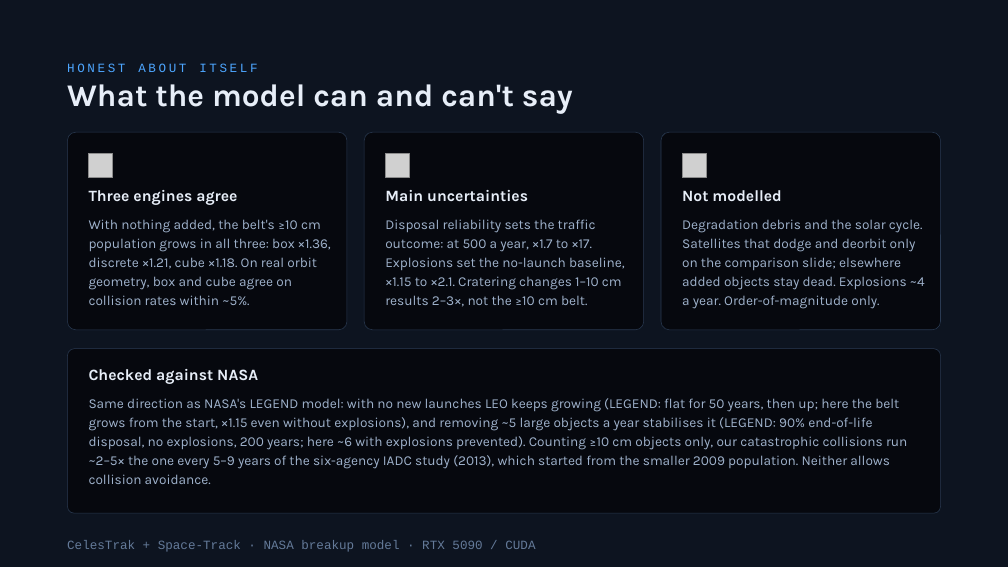
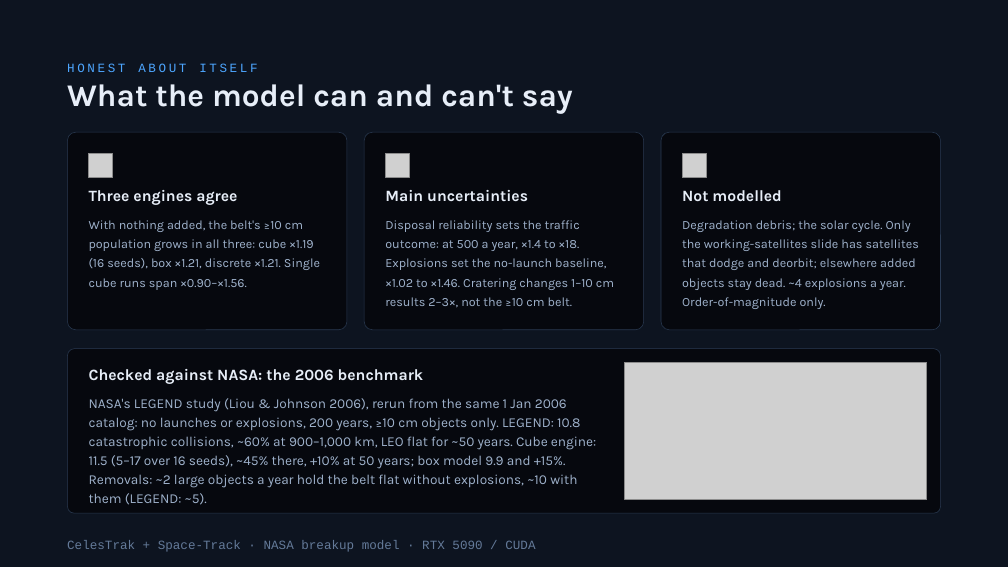
Before and after one commit to TimKadyrov/DebrisCascade, a slide deck: slide 24 of Barrel of Nails — Kessler Study.pptx. Drawn at 1008x567 pixels with LibreOffice and Linux fonts; fonts in the diff are those of the drawing; grey boxes stand for pictures. Boxes give left, top, right and bottom in pixels: in the first picture for what was removed or moved away, otherwise in the second. Text is boxed around its words. In the diff, an @@ line names an element or a change of style, - is before the commit and + after.

Commit message:
Deck on the cube engine; 2006 NASA benchmark panel
- Scenario numbers from 16-seed cube ensembles: nothing added x1.19,
  50/yr x2.6, 200/yr x18, 500/yr x59 (working satellites x4.6), operators
  quit ~yr 27 then x2.8, removal ~10/yr (~2 without explosions, ~60 with
  50/yr). Barrel-sized effects stay on the box model: ceiling +25%,
  90-230 barrels double the 1-10 cm field, ASAT ~22 barrels.
- Charts: seed-range bands/whiskers with the box model dashed; engine
  roles on the tool and engines slides.
- Limits slide: benchmark panel (LEGEND vs box vs cube, no old box) with
  the 2006 rerun at 16 seeds: cube 11.5 (5-17) vs LEGEND 10.8.
- SUMMARY and README rewritten for the cube headline and the benchmark.

```diff
--- a/Barrel of Nails — Kessler Study.pptx
+++ b/Barrel of Nails — Kessler Study.pptx
@@ text at [89,220,320,290]: text changed; size 13 to 12 pt @@
-With nothing added, the belt's ≥10 cm population grows in all three: box ×1.36, discrete ×1.21, cube ×1.18. On real orbit geometry, box and cube agree on collision rates within ~5%.
+With nothing added, the belt's ≥10 cm population grows in all three: cube ×1.19 (16 seeds), box ×1.21, discrete ×1.21. Single cube runs span ×0.90–×1.56.
@@ text at [385,220,614,308]: text changed; size 13 to 12 pt @@
-Disposal reliability sets the traffic outcome: at 500 a year, ×1.7 to ×17. Explosions set the no-launch baseline, ×1.15 to ×2.1. Cratering changes 1–10 cm results 2–3×, not the ≥10 cm belt.
+Disposal reliability sets the traffic outcome: at 500 a year, ×1.4 to ×18. Explosions set the no-launch baseline, ×1.02 to ×1.46. Cratering changes 1–10 cm results 2–3×, not the ≥10 cm belt.
@@ text at [682,220,919,309]: text changed; size 13 to 12 pt @@
-Degradation debris and the solar cycle. Satellites that dodge and deorbit only on the comparison slide; elsewhere added objects stay dead. Explosions ~4 a year. Order-of-magnitude only.
+Degradation debris; the solar cycle. Only the working-satellites slide has satellites that dodge and deorbit; elsewhere added objects stay dead. ~4 explosions a year. Order-of-magnitude only.
@@ text at [89,369,424,384]: text changed @@
-Checked against NASA
+Checked against NASA: the 2006 benchmark
@@ picture added at [625,362,928,500] @@
@@ text at [89,398,596,505]: text changed @@
-Same direction as NASA's LEGEND model: with no new launches LEO keeps growing (LEGEND: flat for 50 years, then up; here the belt grows from the start, ×1.15 even without explosions), and removing ~5 large objects a year stabilises it (LEGEND: 90% end-of-life disposal, no explosions, 200 years; here ~6 with explosions prevented). Counting ≥10 cm objects only, our catastrophic collisions run ~2–5× the one every 5–9 years of the six-agency IADC study (2013), which started from the smaller 2009 population. Neither allows collision avoidance.
+NASA's LEGEND study (Liou & Johnson 2006), rerun from the same 1 Jan 2006 catalog: no launches or explosions, 200 years, ≥10 cm objects only. LEGEND: 10.8 catastrophic collisions, ~60% at 900–1,000 km, LEO flat for ~50 years. Cube engine: 11.5 (5–17 over 16 seeds), ~45% there, +10% at 50 years; box model 9.9 and +15%. Removals: ~2 large objects a year hold the belt flat without explosions, ~10 with them (LEGEND: ~5).
```
Also in this commit, not shown: 14 other slides changed, 15 other files.
